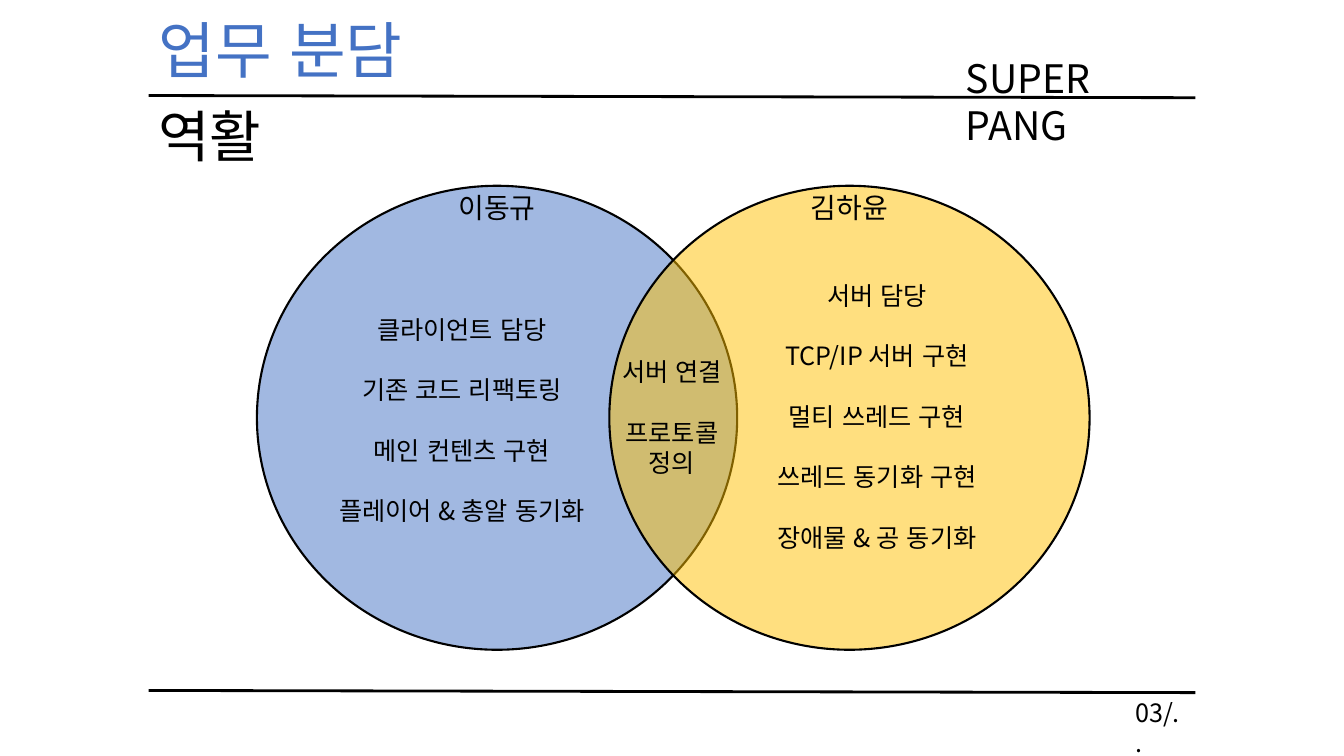
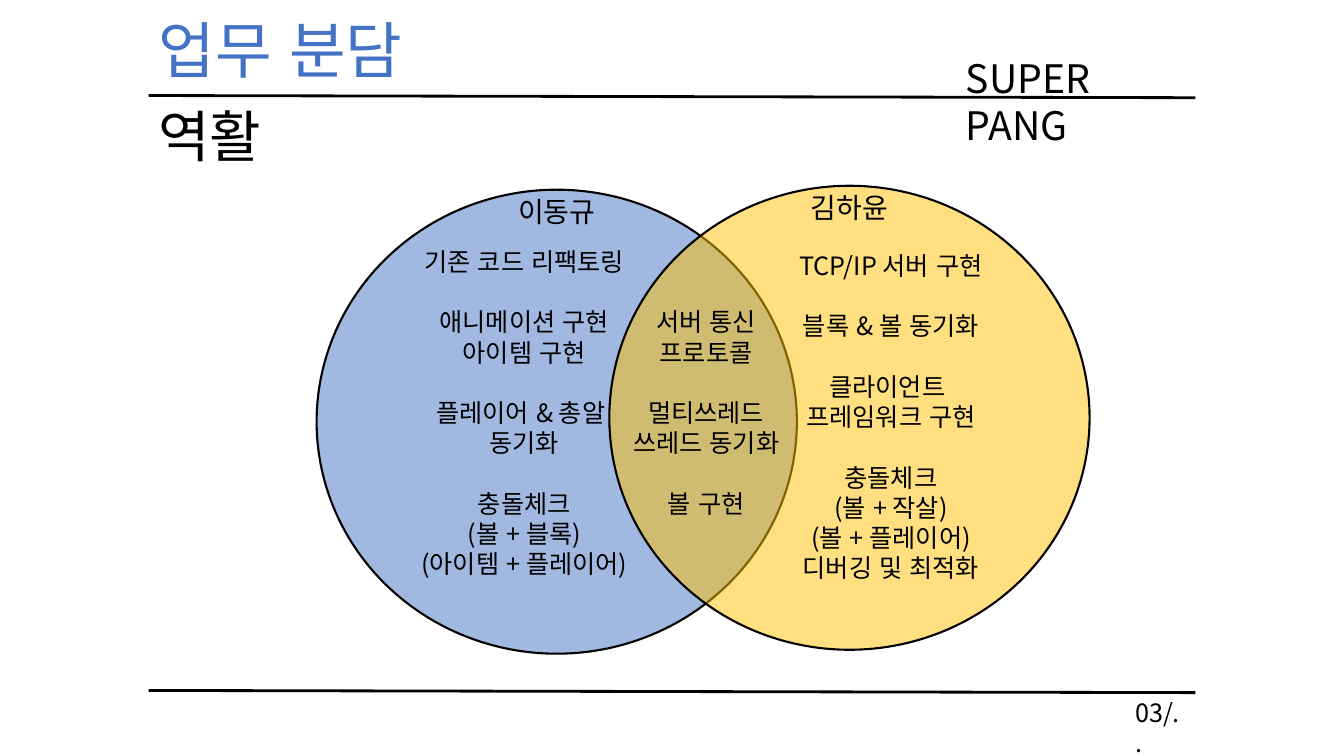
Before and after one commit to KimHaYoon/NetworkGamePrograming, a slide deck: slide 5 of 네트워크 게임 프로그래밍 레포트.pptx. Drawn at 1344x756 pixels with LibreOffice and Linux fonts; fonts in the diff are those of the drawing. Boxes give left, top, right and bottom in pixels: in the first picture for what was removed or moved away, otherwise in the second. Text is boxed around its words. In the diff, an @@ line names an element or a change of style, - is before the commit and + after.

```diff
--- a/네트워크 게임 프로그래밍 레포트.pptx
+++ b/네트워크 게임 프로그래밍 레포트.pptx
@@ ellipse: place and size @@
-ellipse at [257, 186, 737, 649]
+ellipse at [317, 190, 797, 653]
@@ text "이동규": place and size @@
-text "이동규" at [458, 195, 535, 221]
+text "이동규" at [518, 199, 595, 225]
@@ text "기존 코드 리팩토링": place and size @@
-text "기존 코드 리팩토링" at [339, 318, 585, 522]
+text "기존 코드 리팩토링" at [421, 250, 627, 578]
@@ text "TCP/IP 서버 구현": place and size @@
-text "TCP/IP 서버 구현" at [777, 284, 977, 549]
+text "TCP/IP 서버 구현" at [799, 254, 982, 579]
@@ text at [827, 284, 926, 307]: paragraph removed @@
-서버 담당
@@ text at [377, 318, 546, 341]: paragraph removed @@
-클라이언트 담당
@@ text at [421, 310, 627, 578]: text changed @@
-메인 컨텐츠 구현
-플레이어 & 총알 동기화
+애니메이션 구현
+아이템 구현
+플레이어 & 총알
+동기화
+충돌체크
+(볼 + 블록)
+(아이템 + 플레이어)
@@ text "서버 통신": place and size @@
-text "서버 통신" at [622, 360, 722, 474]
+text "서버 통신" at [633, 310, 780, 515]
@@ text at [656, 310, 756, 333]: text changed @@
-서버 연결
+서버 통신
@@ text at [803, 314, 980, 579]: text changed @@
-멀티 쓰레드 구현
-쓰레드 동기화 구현
-장애물 & 공 동기화
+블록 & 볼 동기화
+클라이언트
+프레임워크 구현
+충돌체크
+(볼 + 작살)
+(볼 + 플레이어)
+디버깅 및 최적화
@@ text at [633, 401, 780, 515]: text changed @@
-정의
+멀티쓰레드
+쓰레드 동기화
+볼 구현
```
Also in this commit, not shown: 5 other slides changed, 2 slides added, 2 other files.
